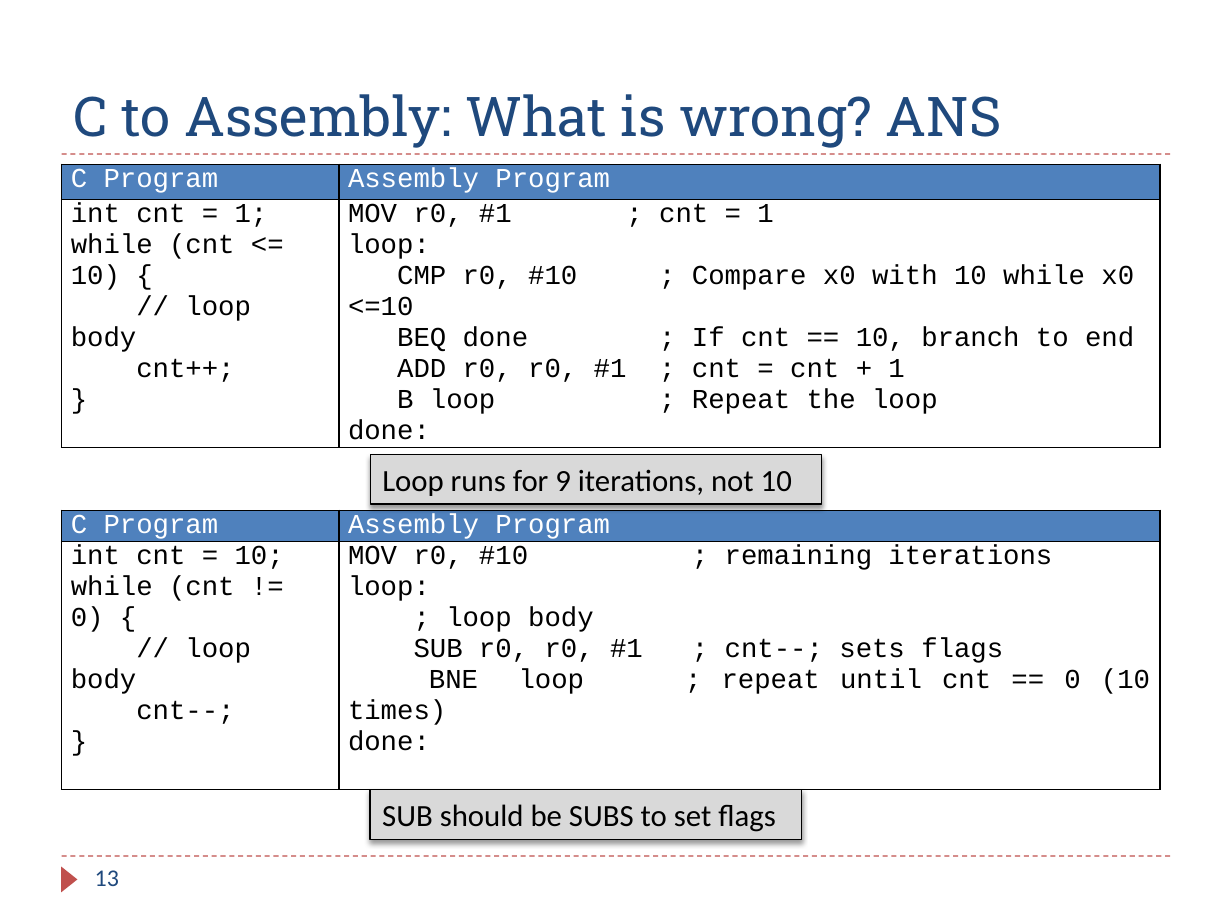
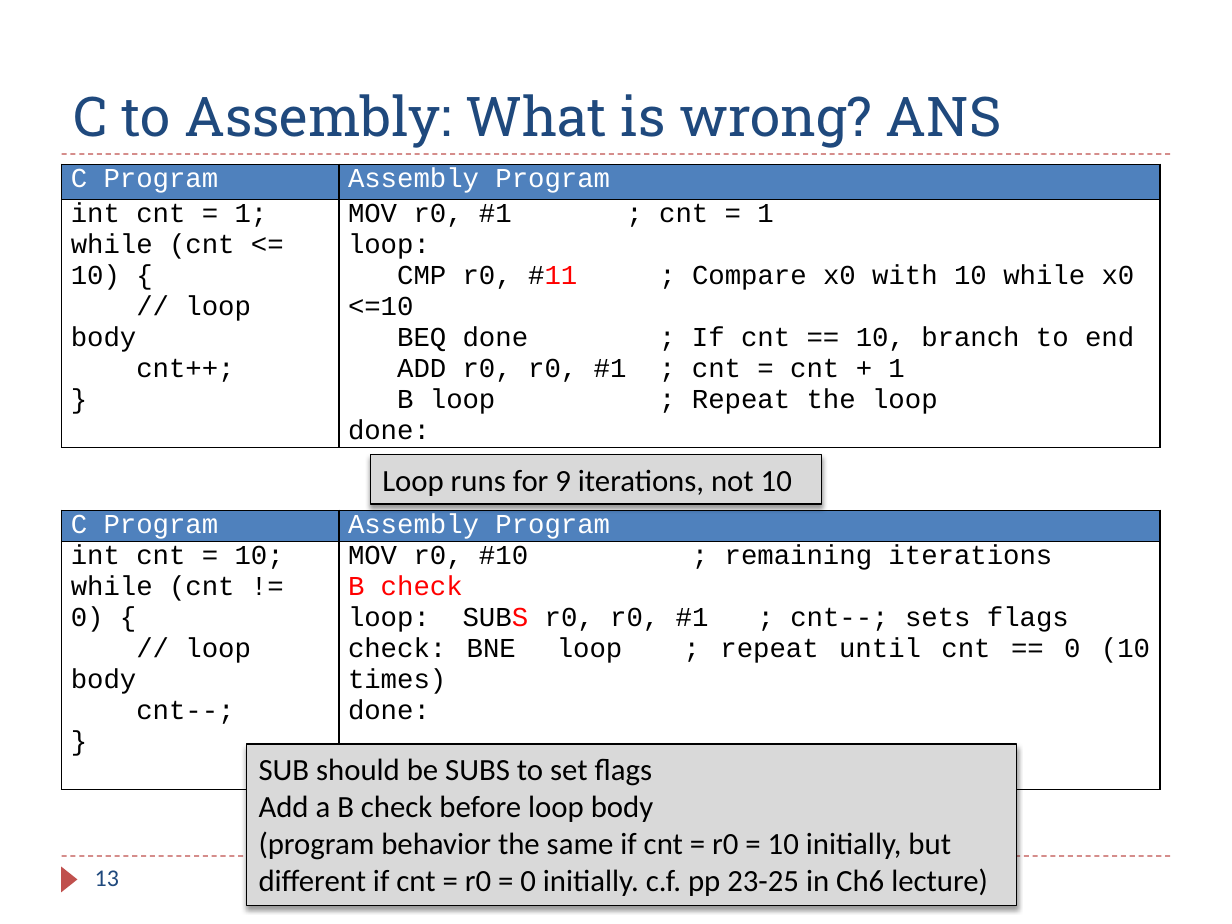
Before and after one commit to guhofstra/CSC111Fa25, a slide deck: slide 13 of PPTs/Ch6_ARM_Control_Flow_Exercises_ANS.pptx. Drawn at 1232x924 pixels with LibreOffice and Linux fonts; fonts in the diff are those of the drawing. Boxes give left, top, right and bottom in pixels: in the first picture for what was removed or moved away, otherwise in the second. Text is boxed around its words. In the diff, an @@ line names an element or a change of style, - is before the commit and + after.

```diff
--- a/PPTs/Ch6_ARM_Control_Flow_Exercises_ANS.pptx
+++ b/PPTs/Ch6_ARM_Control_Flow_Exercises_ANS.pptx
@@ table at (62,164,1161,447) @@
-row 2, column 2: MOV r0, #1 ; cnt = 1 / loop: / CMP r0, #10 ; Compare x0 with 10 while x0 <=10 BEQ done ; If cnt == 10, branch to end ADD r0, r0, #1 ; cnt = cnt + 1 B loop ; Repeat the loop / done:
+row 2, column 2: MOV r0, #1 ; cnt = 1 / loop: / CMP r0, #11 ; Compare x0 with 10 while x0 <=10 BEQ done ; If cnt == 10, branch to end ADD r0, r0, #1 ; cnt = cnt + 1 B loop ; Repeat the loop / done:
@@ table at (62,510,1161,772) @@
-row 2, column 2: MOV r0, #10 ; remaining iterations / loop: / ; loop body / SUB r0, r0, #1 ; cnt--; sets flags / BNE loop ; repeat until cnt == 0 (10 times) / done:
+row 2, column 2: MOV r0, #10 ; remaining iterations / B check / loop: SUBS r0, r0, #1 ; cnt--; sets flags / check: BNE loop ; repeat until cnt == 0 (10 times) / done:
@@ rectangle "SUB should be SUBS to ...": place and size @@
-rectangle "SUB should be SUBS to ..." at (370,790,801,839)
+rectangle "SUB should be SUBS to ..." at (246,744,1016,906)
@@ text in rectangle at (259,795,988,896): paragraphs added @@
+Add a B check before loop body
+(program behavior the same if cnt = r0 = 10 initially, but different if cnt = r0 = 0 initially. c.f. pp 23-25 in Ch6 lecture)
```
Also in this commit, not shown: 9 other slides changed, 1 slide added, 4 other files.
